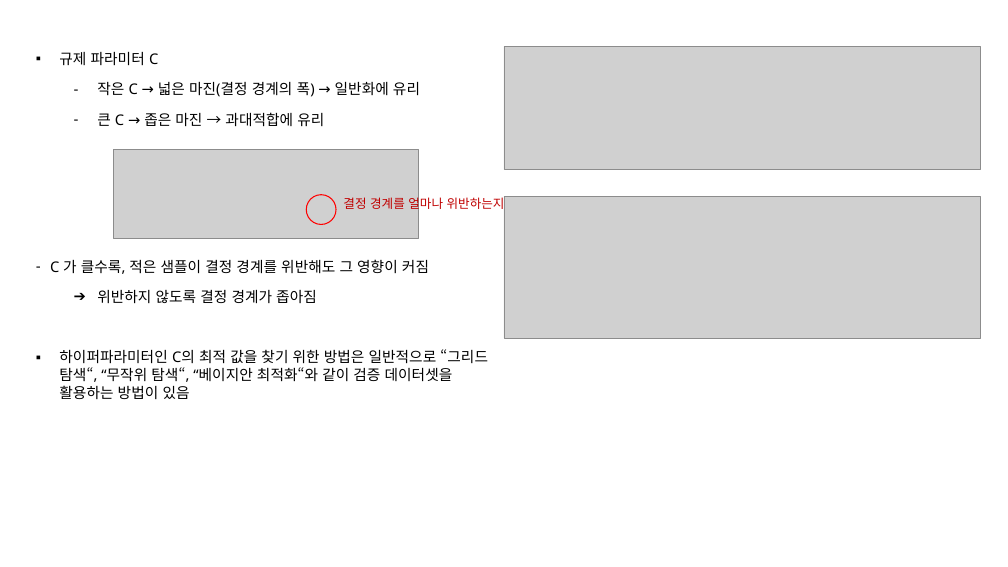
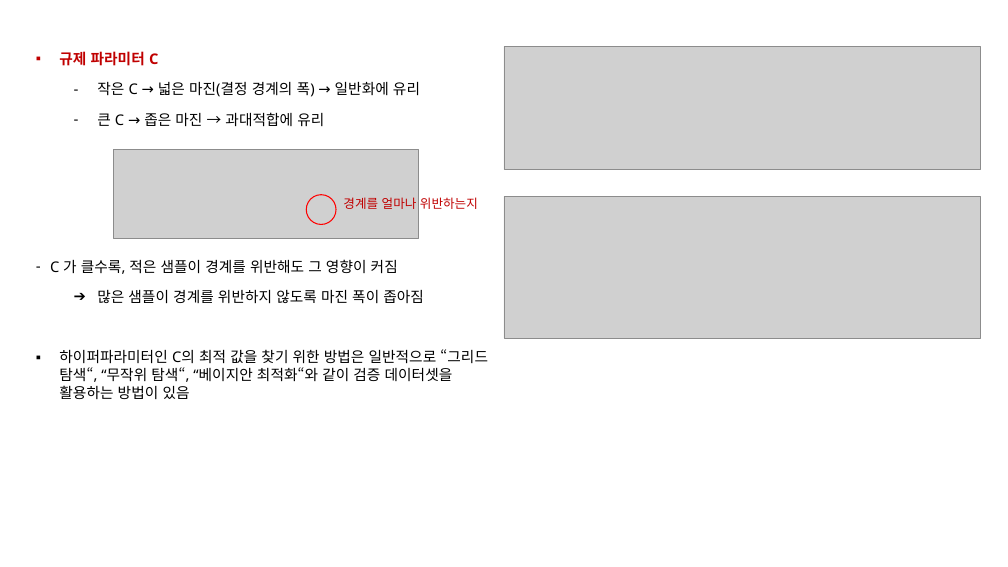
Before and after one commit to Kwan-Gu/data_science, a slide deck: slide 3 of ML/HandsOn/05/05_서포트벡터머신.pptx. Drawn at 1008x567 pixels with LibreOffice and Linux fonts; fonts in the diff are those of the drawing; grey boxes stand for pictures. Boxes give left, top, right and bottom in pixels: in the first picture for what was removed or moved away, otherwise in the second. Text is boxed around its words. In the diff, an @@ line names an element or a change of style, - is before the commit and + after.

```diff
--- a/ML/HandsOn/05/05_서포트벡터머신.pptx
+++ b/ML/HandsOn/05/05_서포트벡터머신.pptx
@@ text at (59, 51, 158, 66): text colour #000000 to #C00000, bold on in "규제 파라미터 C" @@
@@ text at (343, 197, 478, 209): text changed @@
-결정 경계를 얼마나 위반하는지
+경계를 얼마나 위반하는지
@@ text at (50, 259, 424, 303): text changed @@
-– C 가 클수록, 적은 샘플이 결정 경계를 위반해도 그 영향이 커짐
-  ➔ 위반하지 않도록 결정 경계가 좁아짐
+– C 가 클수록, 적은 샘플이 경계를 위반해도 그 영향이 커짐
+  ➔ 많은 샘플이 경계를 위반하지 않도록 마진 폭이 좁아짐
```
Also in this commit, not shown: 2 other slides changed, 3 slides added, 1 slide removed.
